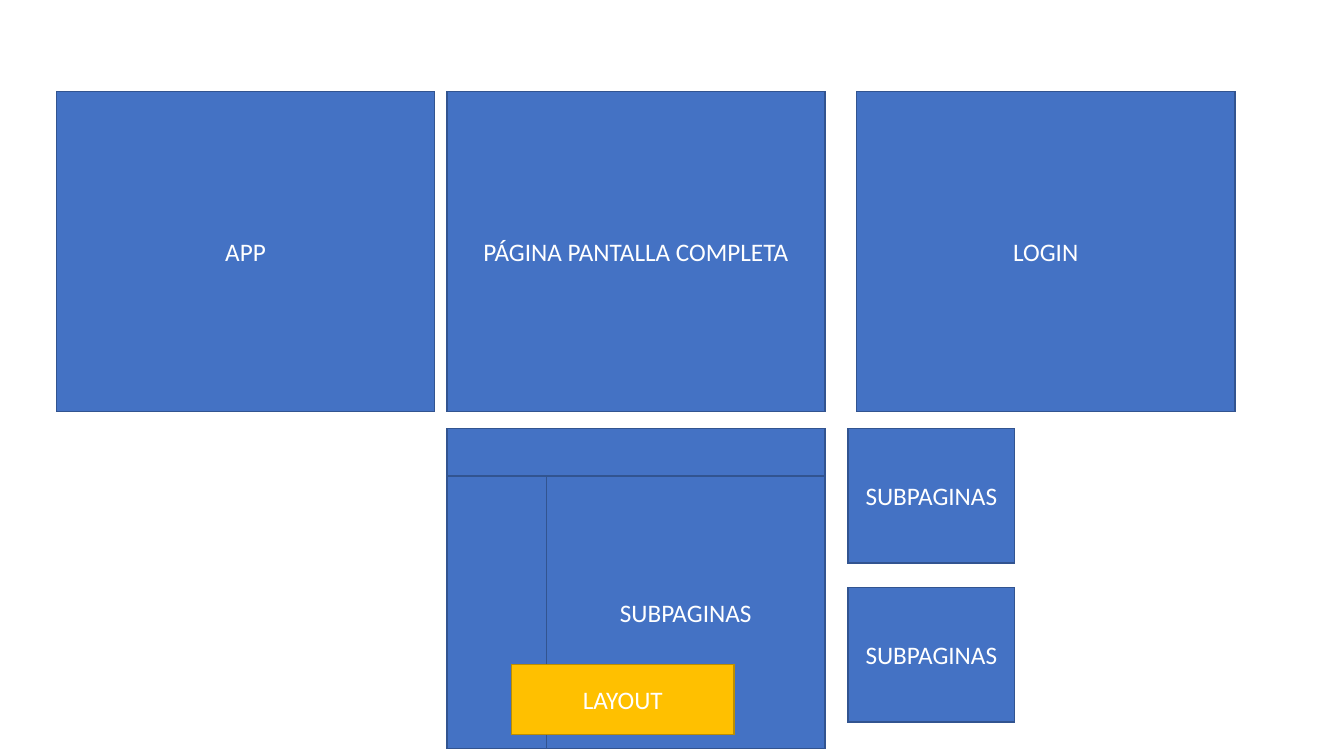
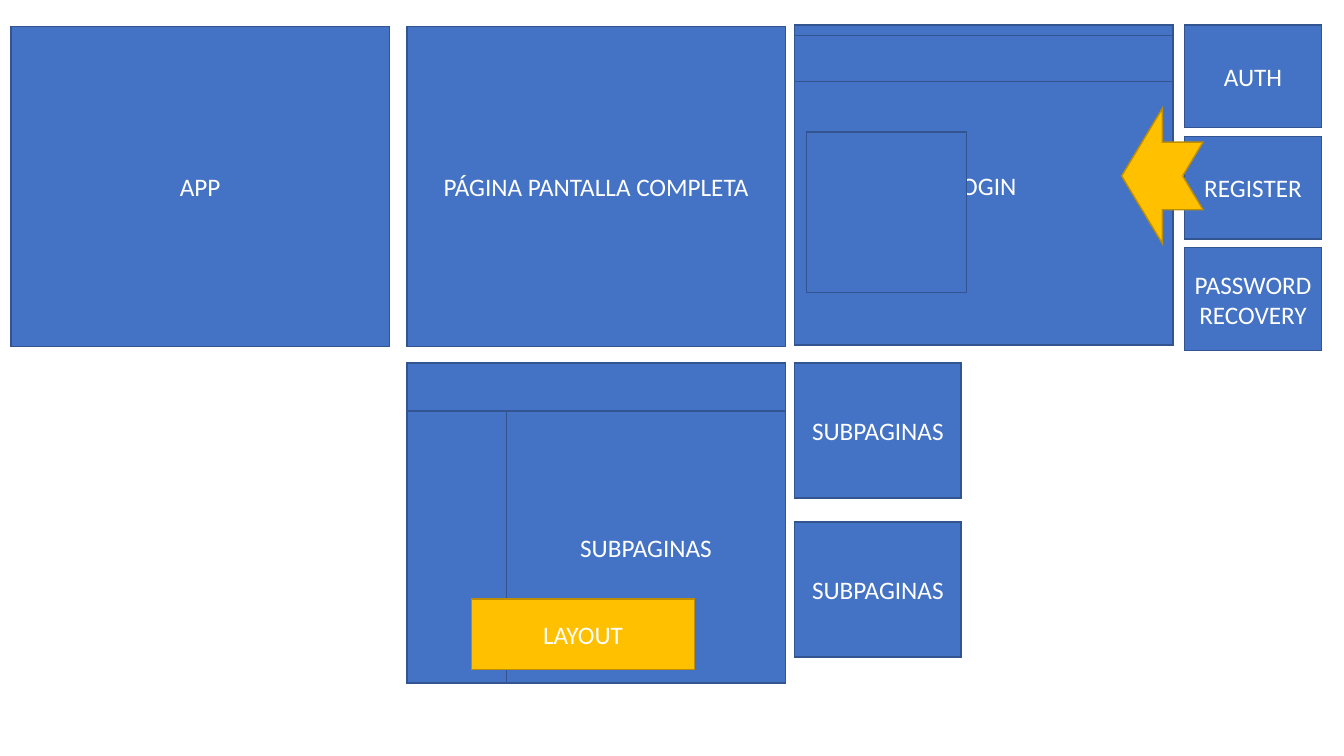
Before and after one commit to pasthortown/plantilla_desarrollo, a slide deck: slide 4 of Arquitectura.pptx. Drawn at 1344x756 pixels with LibreOffice and Linux fonts; fonts in the diff are those of the drawing. Boxes give left, top, right and bottom in pixels: in the first picture for what was removed or moved away, otherwise in the second. Text is boxed around its words. In the diff, an @@ line names an element or a change of style, - is before the commit and + after.

```diff
--- a/Arquitectura.pptx
+++ b/Arquitectura.pptx
@@ rectangle "APP": place and size @@
-rectangle "APP" at [56, 92, 435, 411]
+rectangle "APP" at [11, 26, 389, 346]
@@ rectangle "LOGIN": place and size @@
-rectangle "LOGIN" at [857, 92, 1235, 411]
+rectangle "LOGIN" at [795, 25, 1173, 345]
@@ rectangle added at [1185, 25, 1322, 128], fill #4472C4, outline #325491 1 pt, 18 pt, text #FFFFFF @@
+AUTH
@@ rectangle added at [795, 35, 1173, 82], fill #4472C4, outline #325491 1 pt @@
@@ notched right arrow added at [1122, 109, 1204, 244], fill #FFC000, outline #BD8E00 1 pt @@
@@ rectangle added at [807, 132, 967, 293], fill #4472C4, outline #325491 1 pt @@
@@ rectangle added at [1185, 136, 1322, 239], fill #4472C4, outline #325491 1 pt, 18 pt, text #FFFFFF @@
+REGISTER
@@ rectangle added at [1185, 248, 1322, 351], fill #4472C4, outline #325491 1 pt, 18 pt, text #FFFFFF @@
+PASSWORD RECOVERY
@@ 6 rectangles: place and size @@
-6 rectangles at [447, 92, 825, 748]
+6 rectangles at [407, 26, 785, 684]
@@ rectangle "SUBPAGINAS": place and size @@
-rectangle "SUBPAGINAS" at [848, 429, 1014, 564]
+rectangle "SUBPAGINAS" at [795, 363, 961, 498]
@@ rectangle "SUBPAGINAS": place and size @@
-rectangle "SUBPAGINAS" at [848, 588, 1014, 723]
+rectangle "SUBPAGINAS" at [795, 522, 961, 657]
```
Also in this commit, not shown: 20 other files.
